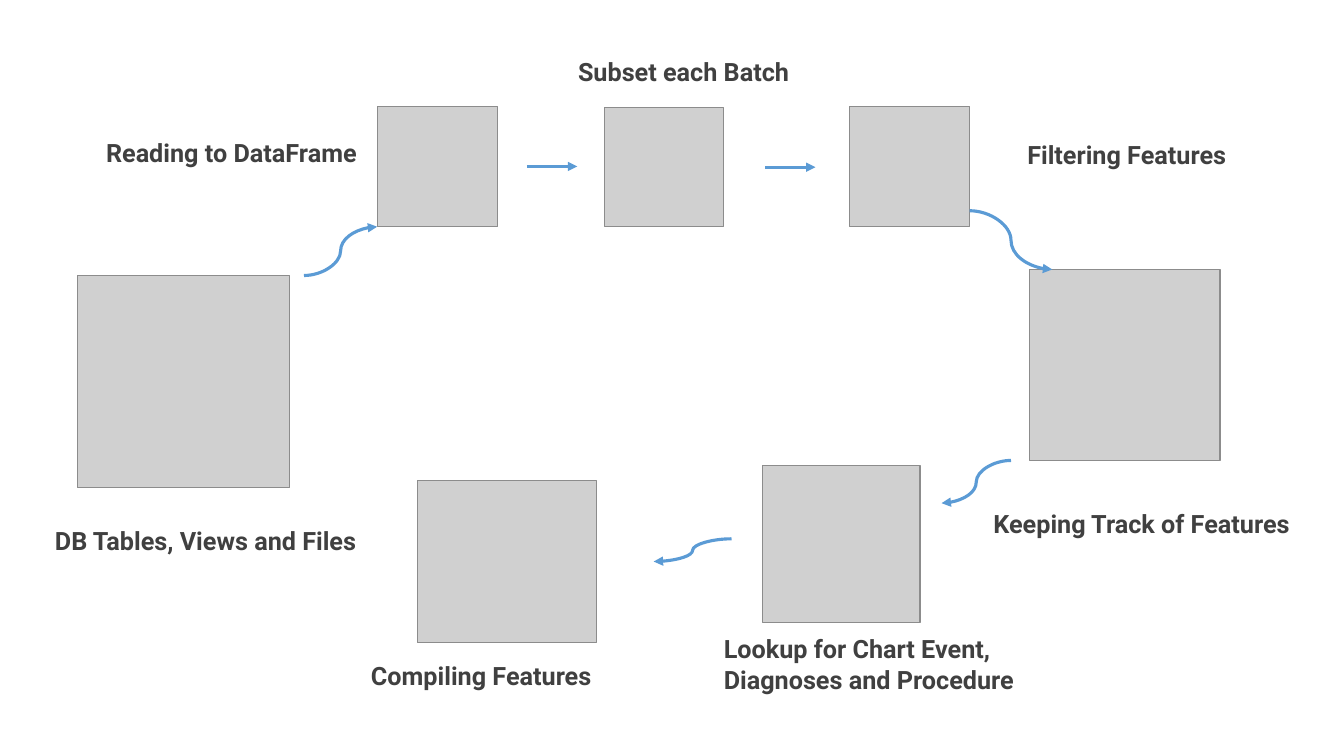
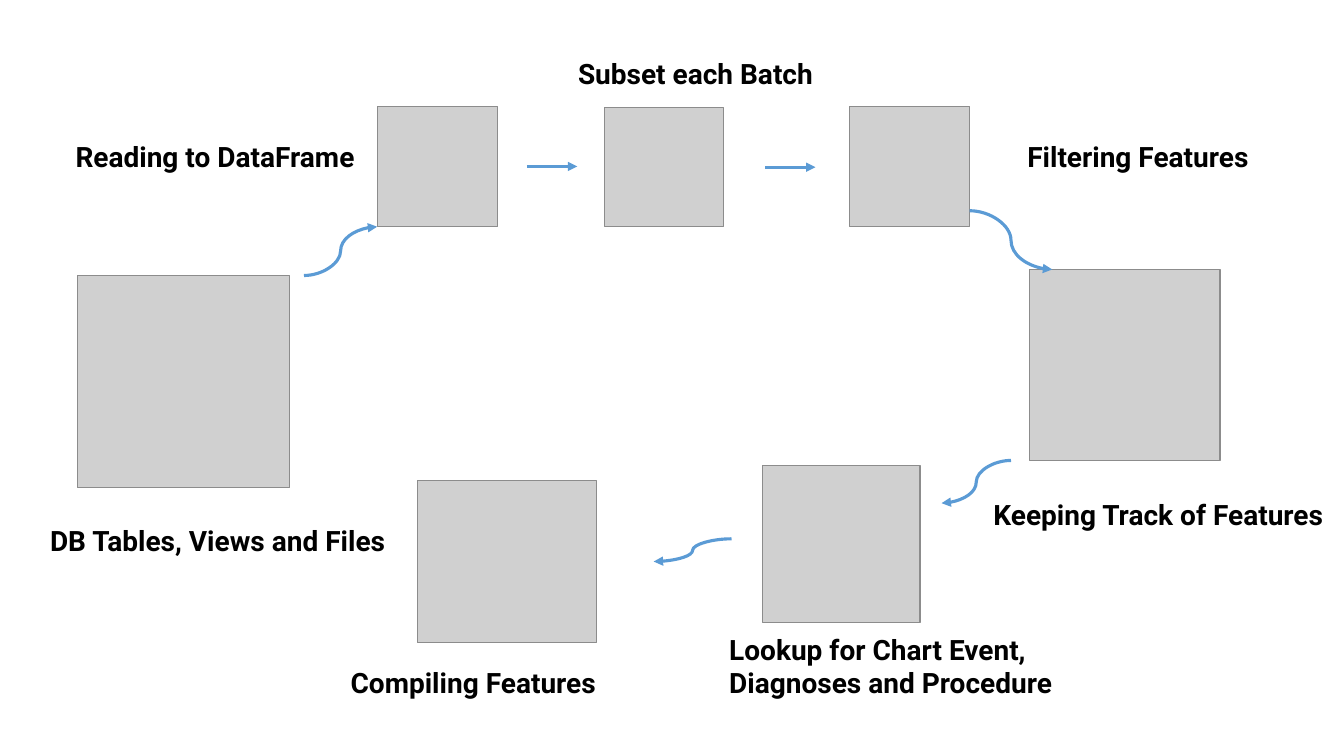
Before and after one commit to fmqbl/Predicting-Post-Procedural-Complications-Using-MIMICIII, a slide deck: slide 6 of Presentation.pptx. Drawn at 1344x756 pixels with LibreOffice and Linux fonts; fonts in the diff are those of the drawing; grey boxes stand for pictures. Boxes give left, top, right and bottom in pixels: in the first picture for what was removed or moved away, otherwise in the second. Text is boxed around its words. In the diff, an @@ line names an element or a change of style, - is before the commit and + after.

```diff
--- a/Presentation.pptx
+++ b/Presentation.pptx
@@ text "Reading to DataFrame": place and size @@
-text "Reading to DataFrame" at <box>106,143,357,168</box>
+text "Reading to DataFrame" at <box>76,146,354,173</box>
@@ text "Keeping Track of Features": place and size @@
-text "Keeping Track of Features" at <box>993,514,1290,539</box>
+text "Keeping Track of Features" at <box>993,503,1323,531</box>
@@ size 18 to 20 pt, text colour #404040 to #000000 in 7 elements at <box>578,63,813,85</box>, <box>1027,146,1248,173</box>, <box>50,530,385,556</box>, <box>351,672,596,699</box>, <box>76,146,354,173</box>, <box>993,503,1323,531</box>, <box>729,638,1052,699</box> @@
@@ text "Compiling Features": place and size @@
-text "Compiling Features" at <box>371,666,591,691</box>
+text "Compiling Features" at <box>351,672,596,699</box>
```
Also in this commit, not shown: 10 other files.
